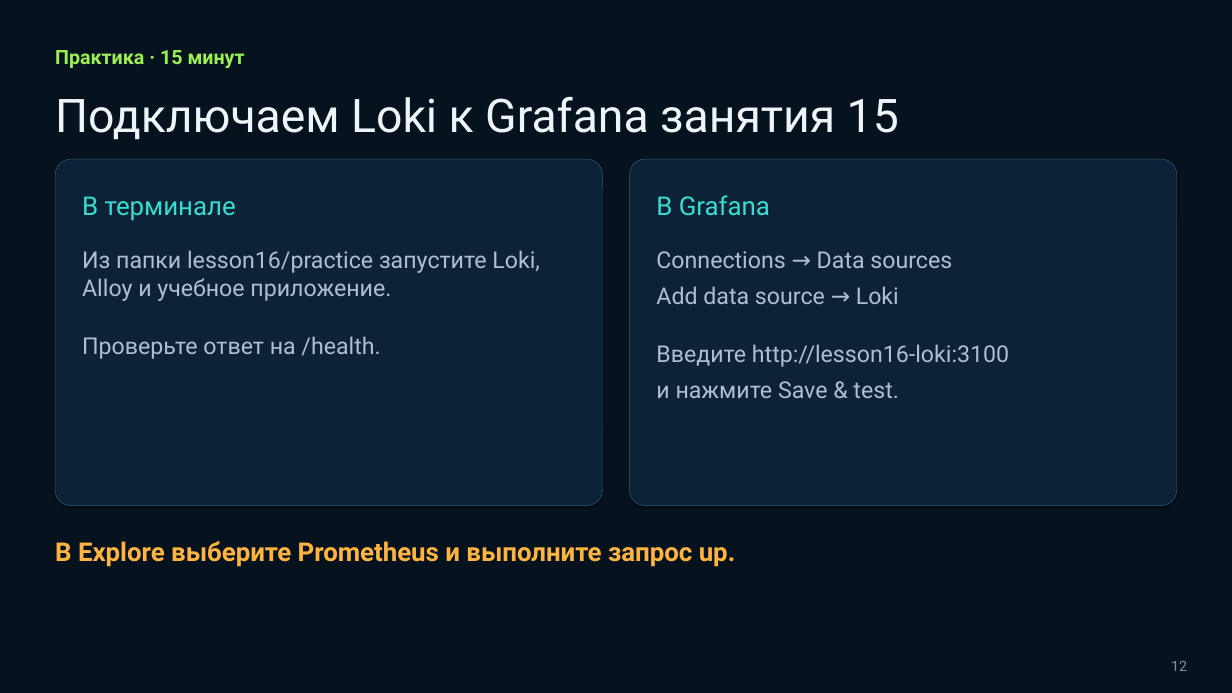
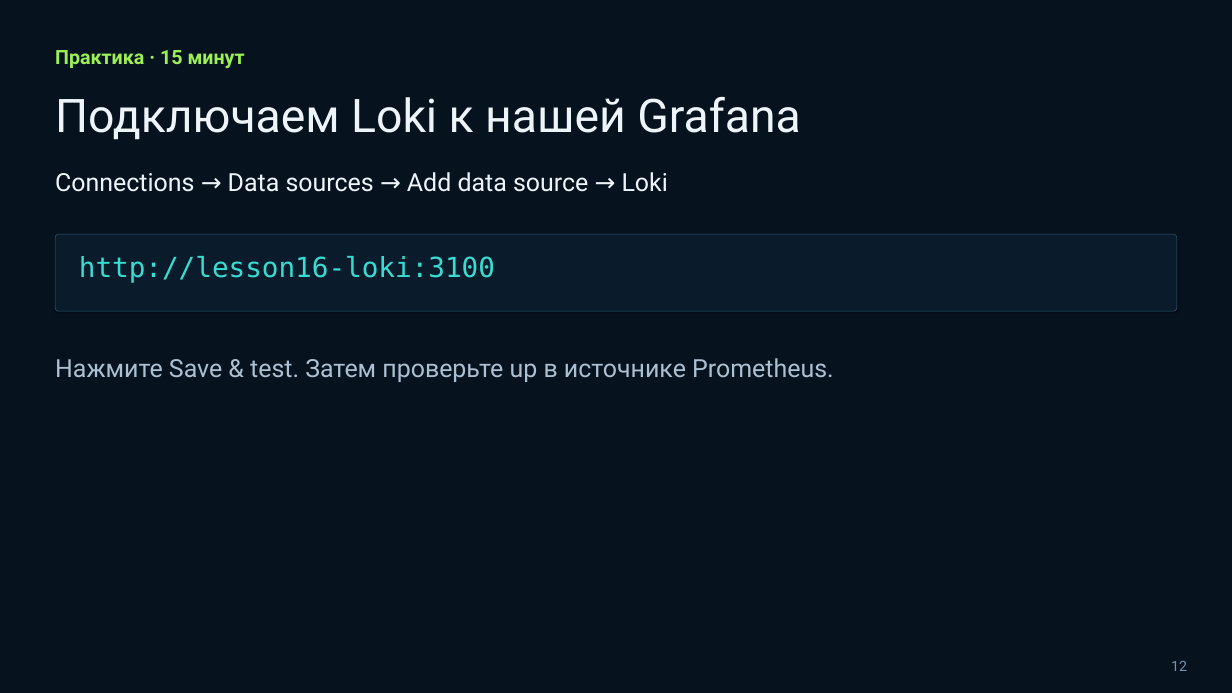
Before and after one commit to tenroman1-design/devops-lab, a slide deck: slide 12 of lesson16/Занятие 16 — Централизованное логирование.pptx. Drawn at 1232x693 pixels with LibreOffice and Linux fonts; fonts in the diff are those of the drawing. Boxes give left, top, right and bottom in pixels: in the first picture for what was removed or moved away, otherwise in the second. Text is boxed around its words. In the diff, an @@ line names an element or a change of style, - is before the commit and + after.

```diff
--- a/lesson16/Занятие 16 — Централизованное логирование.pptx
+++ b/lesson16/Занятие 16 — Централизованное логирование.pptx
@@ text at [55,96,800,140]: text changed @@
-Подключаем Loki к Grafana занятия 15
+Подключаем Loki к нашей Grafana
@@ text at [55,172,668,192]: text changed; size 36.1 to 38.9 pt; text colour #ACC0D2 to #EEF5FA @@
-Connections → Data sources
-Add data source → Loki
-Введите http://lesson16-loki:3100
-и нажмите Save & test.
+Connections → Data sources → Add data source → Loki
@@ rounded rectangle removed at [55,159,602,505] @@
@@ rounded rectangle removed at [629,159,1177,505] @@
@@ text removed at [82,196,236,221] @@
-В терминале
@@ text removed at [656,195,770,216] @@
-В Grafana
@@ rounded rectangle added at [55,234,1177,311], fill #0A1C2C, outline #315D7C 0.75 pt @@
@@ text at [79,256,495,283]: text changed; size 36.1 to 43 pt; font Roboto to DejaVu Sans Mono; text colour #ACC0D2 to #38DCD1 @@
-Из папки lesson16/practice запустите Loki, Alloy и учебное приложение.
-Проверьте ответ на /health.
+http://lesson16-loki:3100
@@ text added at [55,358,834,382], 38.9 pt, text #ACC0D2 @@
+Нажмите Save & test. Затем проверьте up в источнике Prometheus.
@@ text removed at [55,541,735,567] @@
-В Explore выберите Prometheus и выполните запрос up.
```
Also in this commit, not shown: 12 other slides changed, 1 slide added, 1 slide removed.
